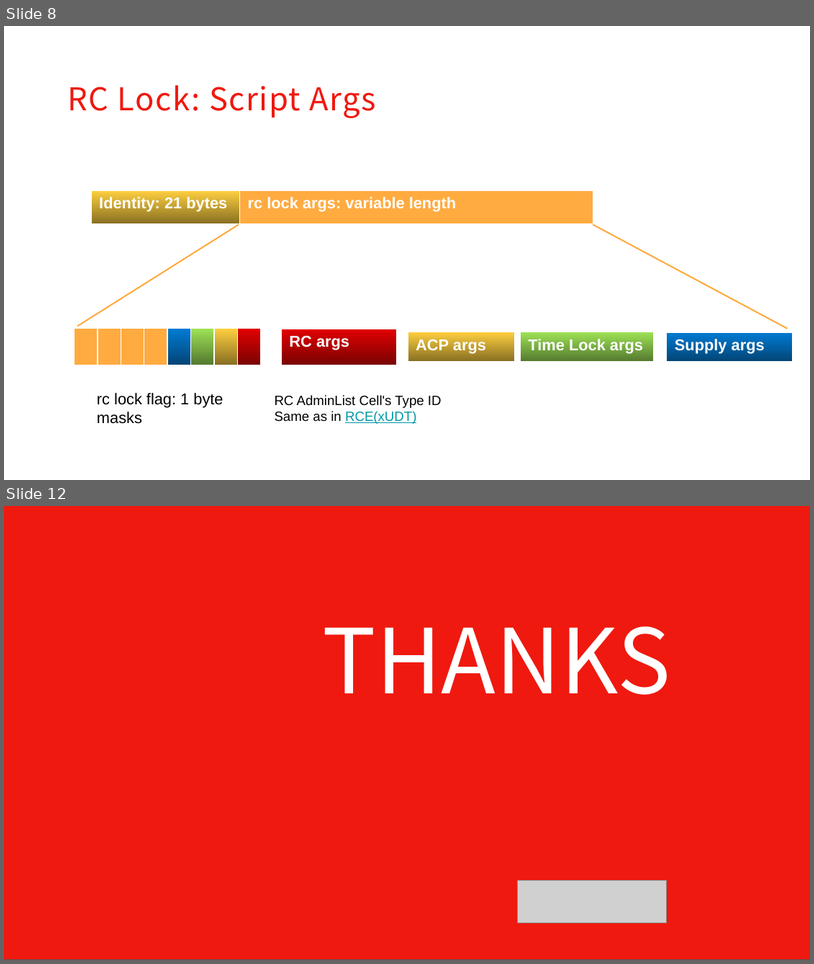
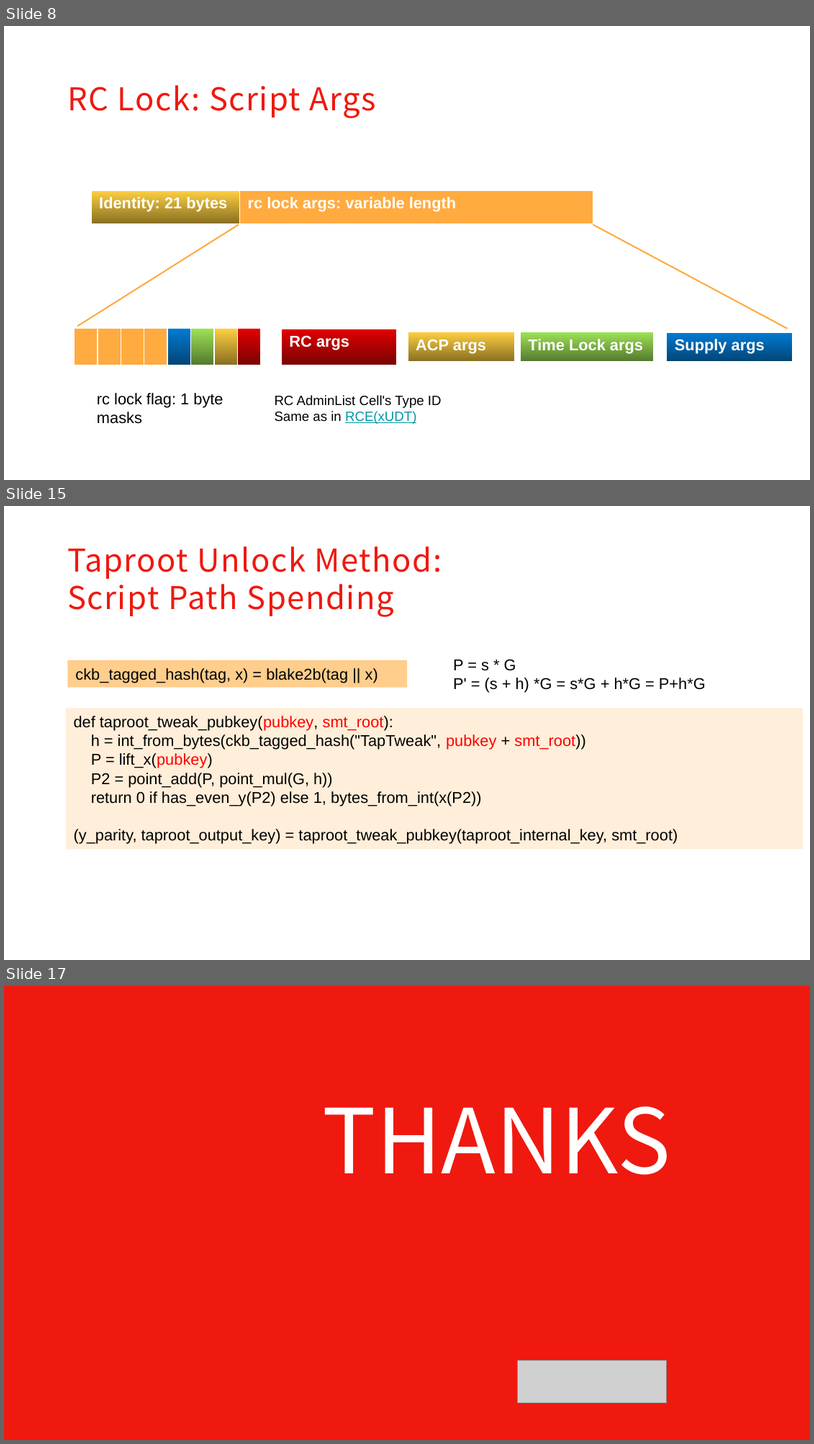
Before and after one commit to XuJiandong/docs-bank, a slide deck: presentation.pptx. Shown one above the other, each under a label of ours: slides 8 and 12 before the commit, slides 8, 15 and 17 after it; the slides between them are not shown. The pictures are 814x964 and 814x1444 pixels, drawn with LibreOffice and Linux fonts; fonts in the diff are those of the drawing; grey boxes stand for pictures; background and template pictures are left out. Boxes give left, top, right and bottom in pixels: in the first picture for what was removed or moved away, otherwise in the second. Text is boxed around its words. In the diff, an @@ line names an element or a change of style, - is before the commit and + after.

Commit message:
finish taproot part

```diff
--- a/presentation.pptx
+++ b/presentation.pptx
@@ slide 15 added at (x1=4, y1=506, x2=810, y2=960), background #FFFFFF @@
@@ text added at (x1=67, y1=546, x2=442, y2=617), 28 pt, text #EF190F @@
+Taproot Unlock Method:
+Script Path Spending
@@ rectangle added at (x1=67, y1=660, x2=407, y2=687), fill #FFCD8C, 14 pt, text #000000 @@
+ckb_tagged_hash(tag, x) = blake2b(tag || x)
@@ text added at (x1=453, y1=659, x2=706, y2=692), 14 pt, text #000000 @@
+P = s * G
+P' = (s + h) *G = s*G + h*G = P+h*G
@@ rectangle added at (x1=65, y1=708, x2=803, y2=849), fill #FFEED9, 14 pt, text #000000 @@
+def taproot_tweak_pubkey(pubkey, smt_root):
+h = int_from_bytes(ckb_tagged_hash("TapTweak", pubkey + smt_root))
+P = lift_x(pubkey)
+P2 = point_add(P, point_mul(G, h))
+return 0 if has_even_y(P2) else 1, bytes_from_int(x(P2))
+(y_parity, taproot_output_key) = taproot_tweak_pubkey(taproot_internal_key, smt_root)
@@ what was slide 12 is now slide 17 @@
```
Also in this commit, not shown: 8 slides changed, 4 other slides added.
